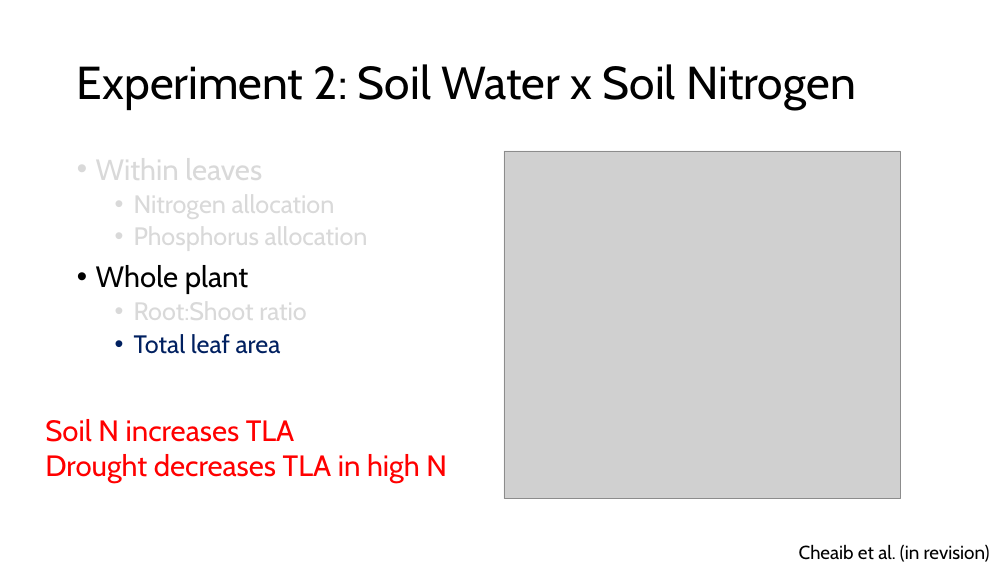
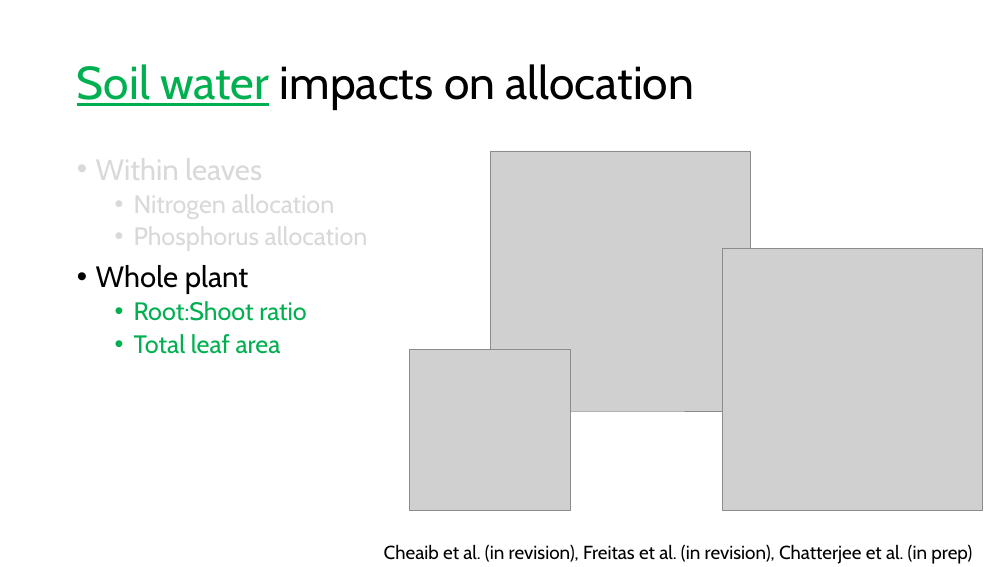
Before and after one commit to SmithEcophysLab/seminar, a slide deck: slide 24 of 2026_lemontree_allocation/src/lt_science_allocation_smith.pptx (slide 13 before the commit). Drawn at 1008x567 pixels with LibreOffice and Linux fonts; fonts in the diff are those of the drawing; grey boxes stand for pictures. Boxes give left, top, right and bottom in pixels: in the first picture for what was removed or moved away, otherwise in the second. Text is boxed around its words. In the diff, an @@ line names an element or a change of style, - is before the commit and + after.

Commit message:
updated slides

```diff
--- a/2026_lemontree_allocation/src/lt_science_allocation_smith.pptx
+++ b/2026_lemontree_allocation/src/lt_science_allocation_smith.pptx
@@ title at <box>77,64,694,110</box>: text changed @@
-Experiment 2: Soil Water x Soil Nitrogen
+Soil water impacts on allocation
@@ picture added at <box>490,151,750,411</box> @@
@@ picture removed at <box>504,151,901,499</box> @@
@@ picture added at <box>723,249,983,511</box> @@
@@ text at <box>134,301,306,354</box>: text colour #D9D9D9 to #00B050 in "Root:Shoot ratio"; text colour #002060 to #00B050 in "Total leaf area" @@
@@ picture added at <box>410,349,571,510</box> @@
@@ text removed at <box>45,419,447,483</box> @@
-Soil N increases TLA
-Drought decreases TLA in high N
@@ text at <box>384,544,972,564</box>: text changed @@
-Cheaib et al. (in revision)
+Cheaib et al. (in revision), Freitas et al. (in revision), Chatterjee et al. (in prep)
```
Also in this commit, not shown: 13 other slides changed, 17 slides added.
